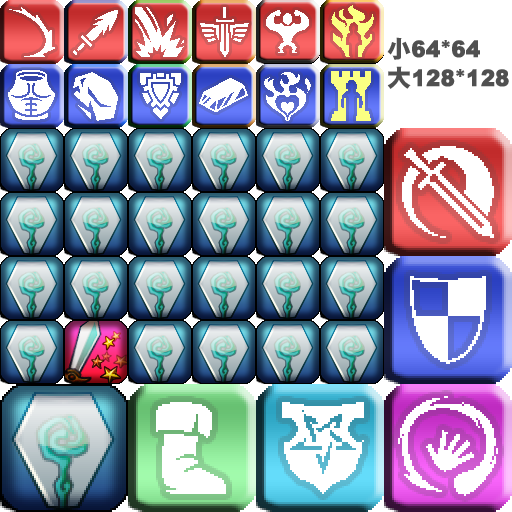
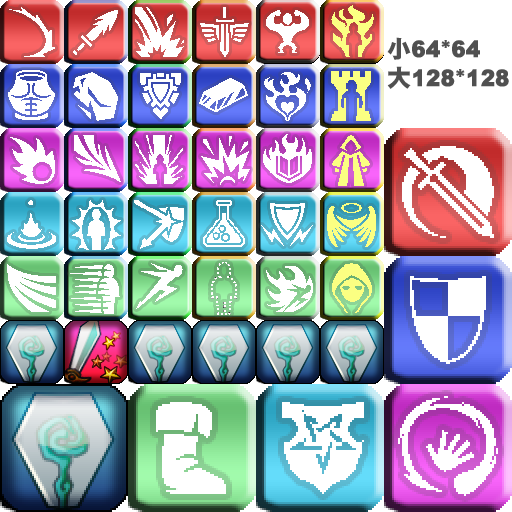
Before/after of a 512px x 512px layered artwork. What changed in the layer stack:
added layer "レイヤー 39" in group "新完成品" over box(320, 256, 384, 320)
added layer "レイヤー 38" in group "新完成品" over box(256, 256, 320, 320)
added layer "レイヤー 37" in group "新完成品" over box(192, 256, 256, 320)
added layer "レイヤー 36" in group "新完成品" over box(128, 256, 192, 320)
added layer "レイヤー 35" in group "新完成品" over box(64, 256, 128, 320)
added layer "レイヤー 34" in group "新完成品" over box(0, 256, 64, 320)
added layer "レイヤー 33" in group "新完成品" over box(320, 192, 384, 256)
added layer "レイヤー 32" in group "新完成品" over box(256, 192, 320, 256)
added layer "レイヤー 31" in group "新完成品" over box(192, 192, 256, 256)
added layer "レイヤー 30" in group "新完成品" over box(128, 192, 192, 256)
added layer "レイヤー 29" in group "新完成品" over box(64, 192, 128, 256)
added layer "レイヤー 28" in group "新完成品" over box(0, 192, 64, 256)
added layer "レイヤー 27" in group "新完成品" over box(320, 128, 384, 192)
added layer "レイヤー 26" in group "新完成品" over box(256, 128, 320, 192)
added layer "レイヤー 25" in group "新完成品" over box(192, 128, 256, 192)
added layer "レイヤー 24" in group "新完成品" over box(128, 128, 192, 192)
added layer "レイヤー 23" in group "新完成品" over box(64, 128, 128, 192)
added layer "レイヤー 22" in group "新完成品" over box(0, 128, 64, 192)
